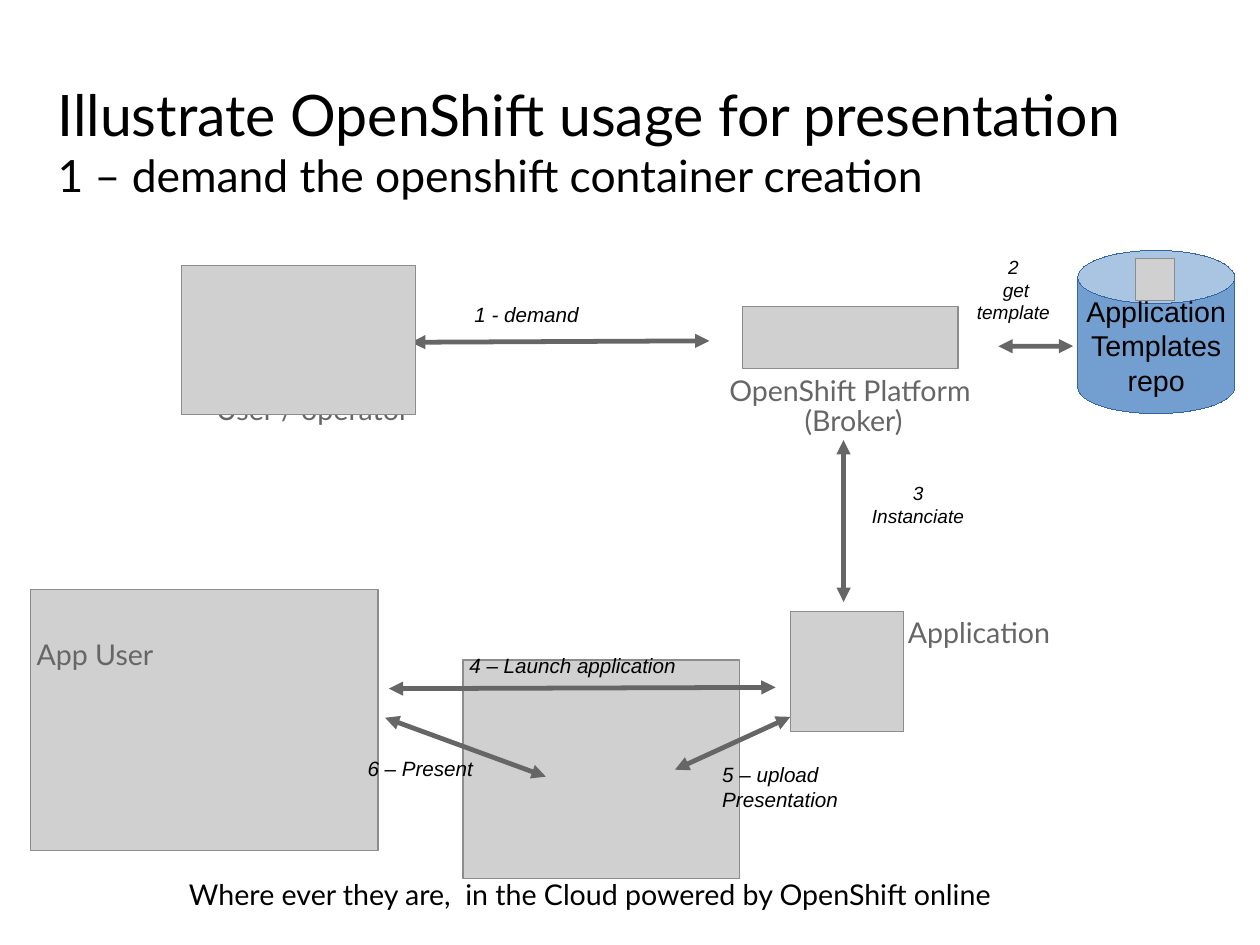
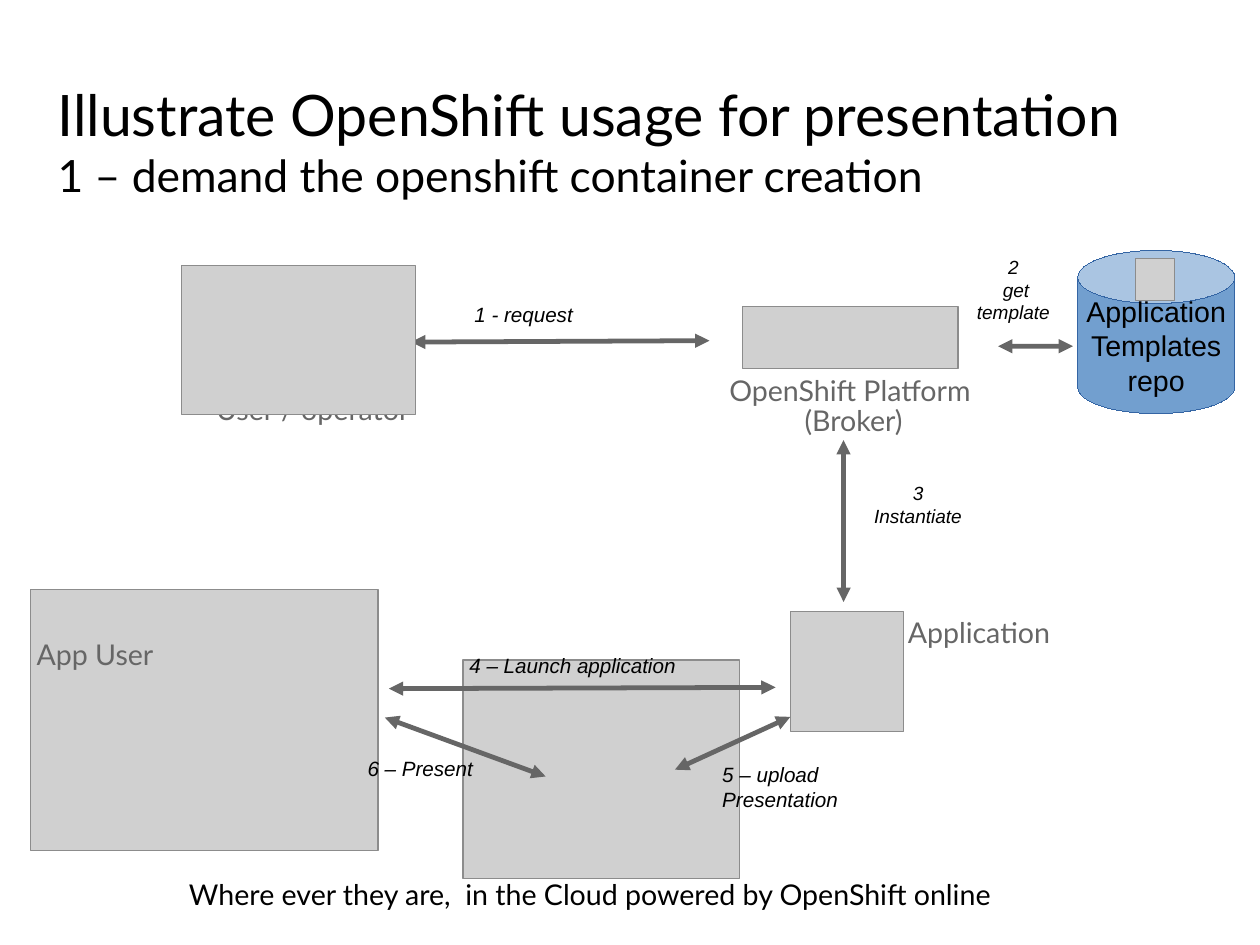
Before and after one commit to lucpierson/PHP-prz, a slide deck: slide 8 of illustrate.odp. Drawn at 1260x945 pixels with LibreOffice and Linux fonts; fonts in the diff are those of the drawing; grey boxes stand for pictures; background and template pictures are left out. Boxes give left, top, right and bottom in pixels: in the first picture for what was removed or moved away, otherwise in the second. Text is boxed around its words. In the diff, an @@ line names an element or a change of style, - is before the commit and + after.

```diff
--- a/illustrate.odp
+++ b/illustrate.odp
@@ text at (x1=474, y1=307, x2=573, y2=327): text changed @@
-1 - demand
+1 - request
@@ text at (x1=874, y1=509, x2=962, y2=524): text changed @@
-Instanciate
+Instantiate
```
Also in this commit, not shown: 6 other slides changed, 2 other files.
